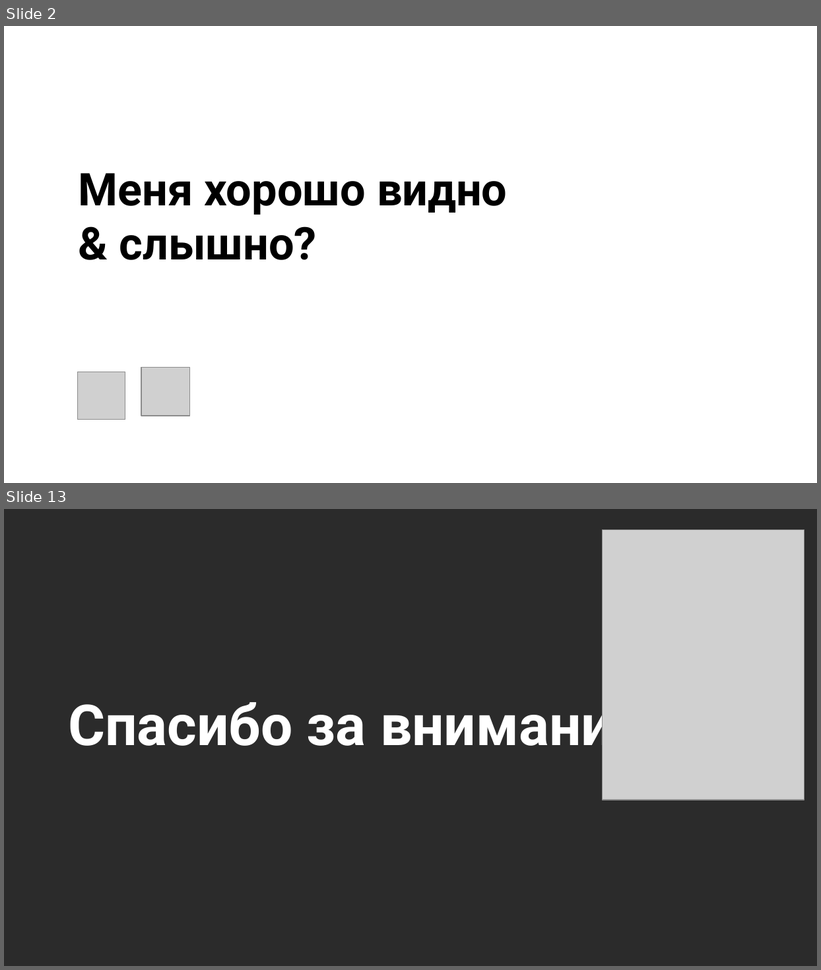
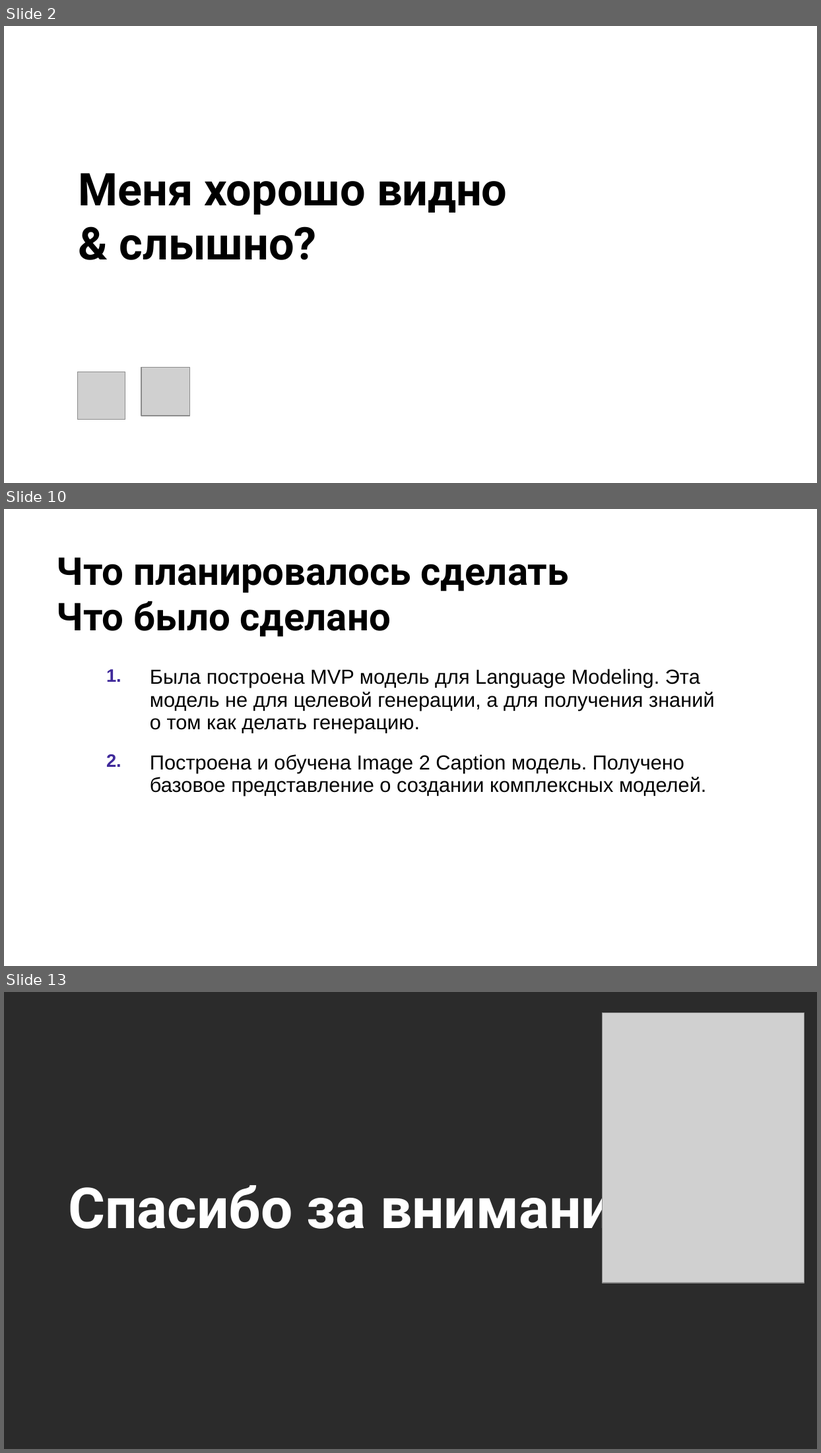
Before and after one commit to XR443/psychic-spoon, a slide deck: Презентация.odp. Shown one above the other, each under a label of ours: slides 2 and 13 before the commit, slides 2, 10 and 13 after it; the slides between them are not shown. The pictures are 821x970 and 821x1453 pixels, drawn with LibreOffice and Linux fonts; fonts in the diff are those of the drawing; grey boxes stand for pictures; background and template pictures are left out; a plain dark background stands for a picture behind light text. Boxes give left, top, right and bottom in pixels: in the first picture for what was removed or moved away, otherwise in the second. Text is boxed around its words. In the diff, an @@ line names an element or a change of style, - is before the commit and + after.

```diff
--- a/Презентация.odp
+++ b/Презентация.odp
@@ slide 10 added at box(4, 509, 817, 966), background picture (left out) @@
@@ title added at box(57, 557, 569, 637), 34 pt, text #000000, bold @@
+Что планировалось сделать
+Что было сделано
@@ table added at box(88, 662, 733, 912), 4 rows, 2 columns @@
+1. | Была построена MVP модель для Language Modeling. Эта модель не для целевой генерации, а для получения знаний о том как делать генерацию.
+2. | Построена и обучена Image 2 Caption модель. Получено базовое представление о создании комплексных моделей.
+ | 
+ | 
```
Also in this commit, not shown: 6 slides changed, 3 other slides added, 37 slides removed, 6 other files.
